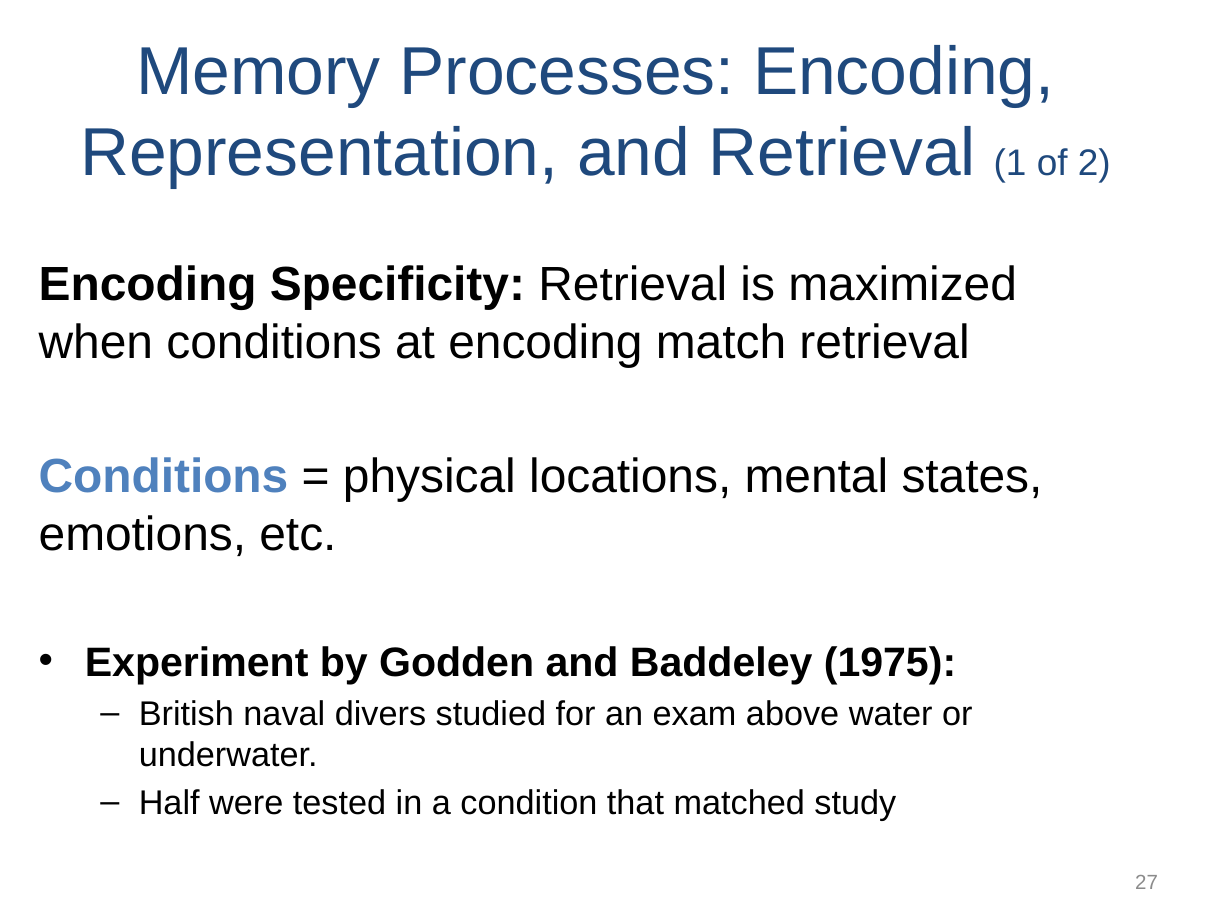
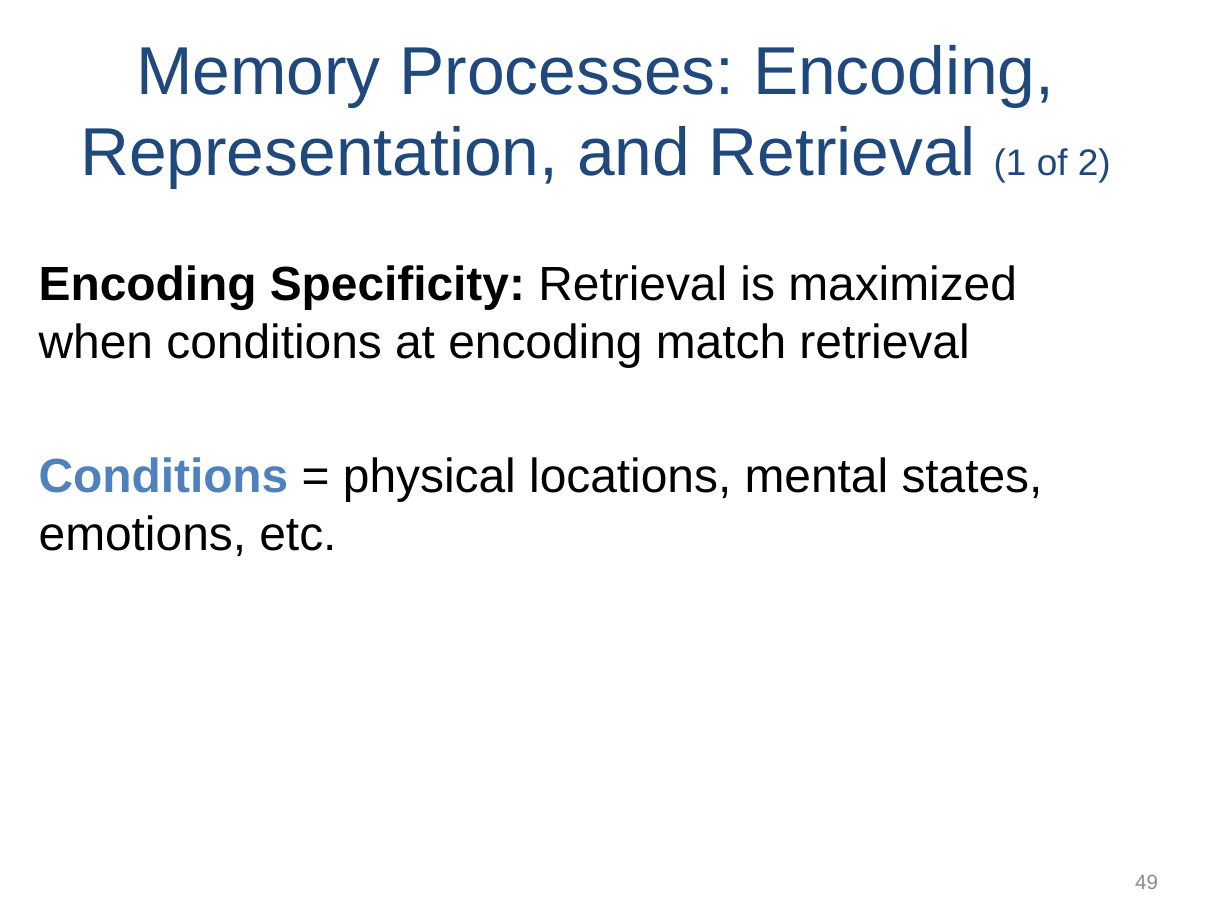
Before and after one commit to npm27/Teaching-Materials, a slide deck: slide 49 of Memory/Slides/Chapter 4.PPTX (slide 27 before the commit). Drawn at 1232x924 pixels with LibreOffice and Linux fonts; fonts in the diff are those of the drawing. Boxes give left, top, right and bottom in pixels: in the first picture for what was removed or moved away, otherwise in the second. Text is boxed around its words. In the diff, an @@ line names an element or a change of style, - is before the commit and + after.

```diff
--- a/Memory/Slides/Chapter 4.PPTX
+++ b/Memory/Slides/Chapter 4.PPTX
@@ text at (85,646,972,820): paragraphs removed @@
-• Experiment by Godden and Baddeley (1975):
-  – British naval divers studied for an exam above water or underwater.
-  – Half were tested in a condition that matched study
@@ page number at (1135,875,1158,889): text changed @@
-27
+49
```
Also in this commit, not shown: 12 other slides changed, 25 slides added.
